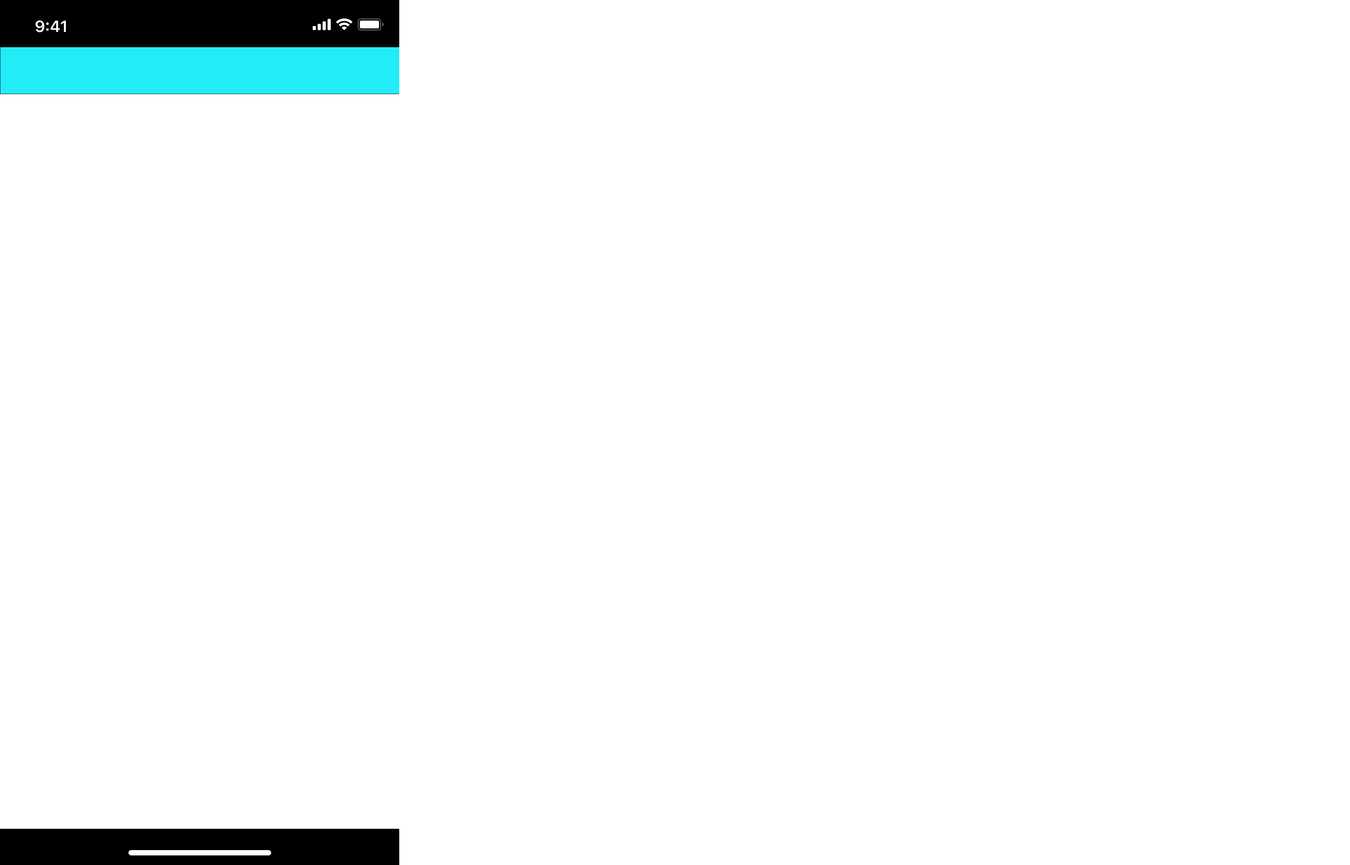
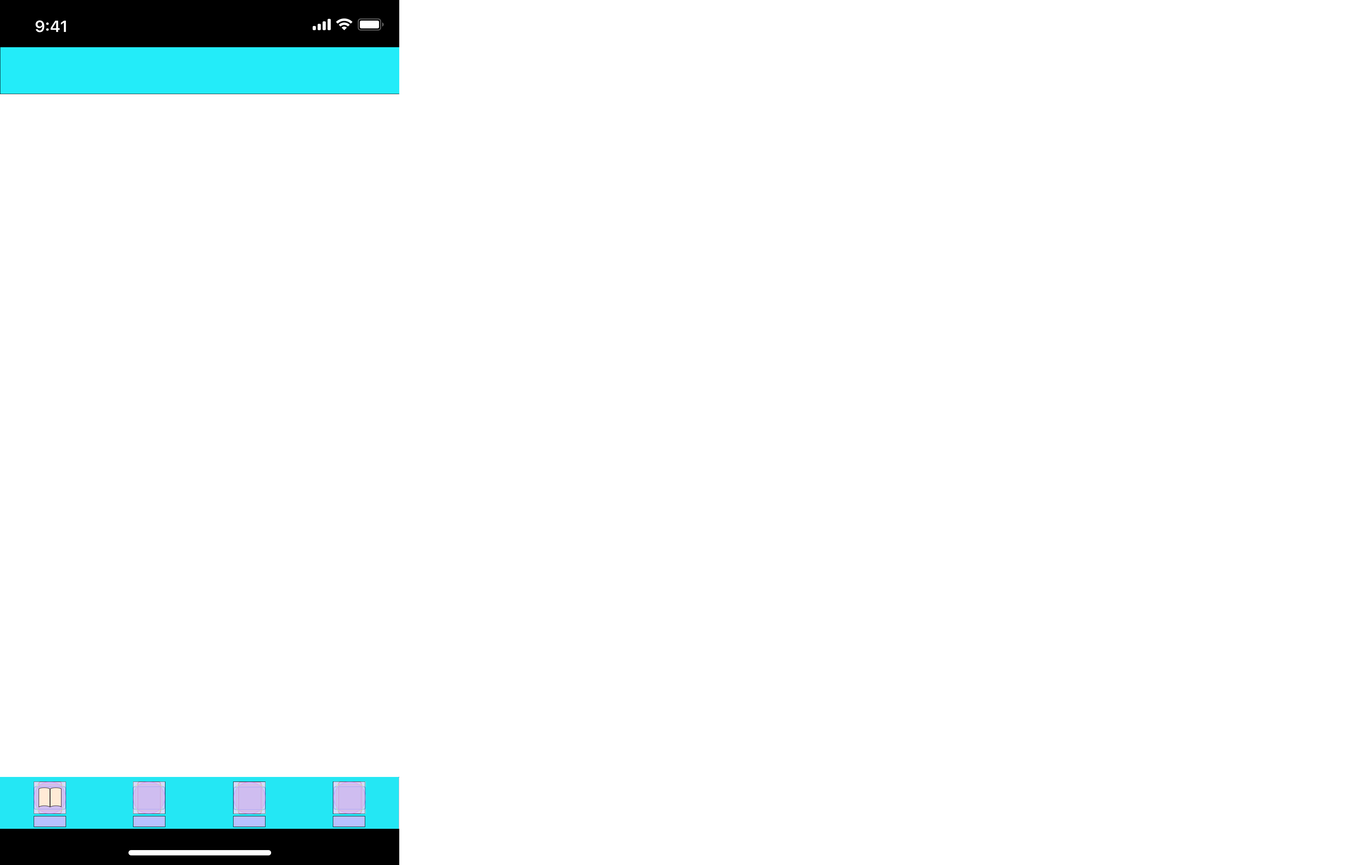
Comparing the layer stacks of the two w=1350, h=865 images. Changes:
added group "图标盒子" (1st of 2, in "画板 3") with 5 layers in group "画板 3" over left=33, top=781, right=366, bottom=814
added layer "矩形 8" in group "图标盒子" over left=38, top=787, right=62, bottom=807
added layer "图标盒子 拷贝 3" (40%) in group "图标盒子" over left=333, top=781, right=366, bottom=814
added layer "图标盒子 拷贝 2" (40%) in group "图标盒子" over left=233, top=781, right=266, bottom=814
added layer "图标盒子 拷贝" (40%) in group "图标盒子" over left=132, top=781, right=166, bottom=814
added layer "图标盒子" (2nd of 2, in "画板 3" › "图标盒子") (40%) in group "图标盒子" over left=33, top=781, right=67, bottom=814
added group "组 2" with 8 layers in group "画板 3" over left=33, top=781, right=366, bottom=827
added layer "矩形 7 拷贝 3" in group "组 2" over left=332, top=815, right=366, bottom=827
added layer "矩形 7 拷贝 2" in group "组 2" over left=233, top=815, right=266, bottom=827
added layer "矩形 7 拷贝" in group "组 2" over left=133, top=815, right=166, bottom=827
added layer "矩形 7" in group "组 2" over left=33, top=815, right=67, bottom=827
added layer "矩形 6 拷贝 3" in group "组 2" over left=332, top=781, right=366, bottom=814
added layer "矩形 6 拷贝 2" in group "组 2" over left=233, top=781, right=266, bottom=814
added layer "矩形 6 拷贝" in group "组 2" over left=133, top=781, right=166, bottom=814
added layer "矩形 6" in group "组 2" over left=33, top=781, right=67, bottom=814
added group "组 1" with 4 layers in group "画板 3" over left=0, top=776, right=400, bottom=829
added layer "矩形 5 拷贝 3" in group "组 1" over left=299, top=776, right=400, bottom=829
added layer "矩形 5 拷贝 2" in group "组 1" over left=199, top=776, right=300, bottom=829
added layer "矩形 5 拷贝" in group "组 1" over left=99, top=776, right=200, bottom=829
added layer "矩形 5" in group "组 1" over left=0, top=776, right=100, bottom=829
added layer "矩形 4" in group "画板 3" over left=0, top=776, right=400, bottom=829
